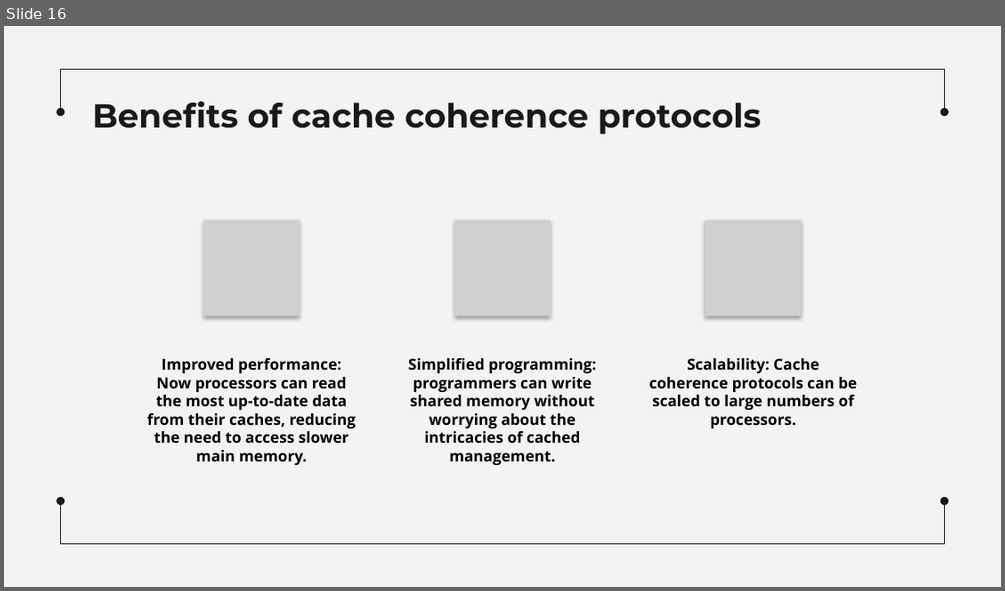
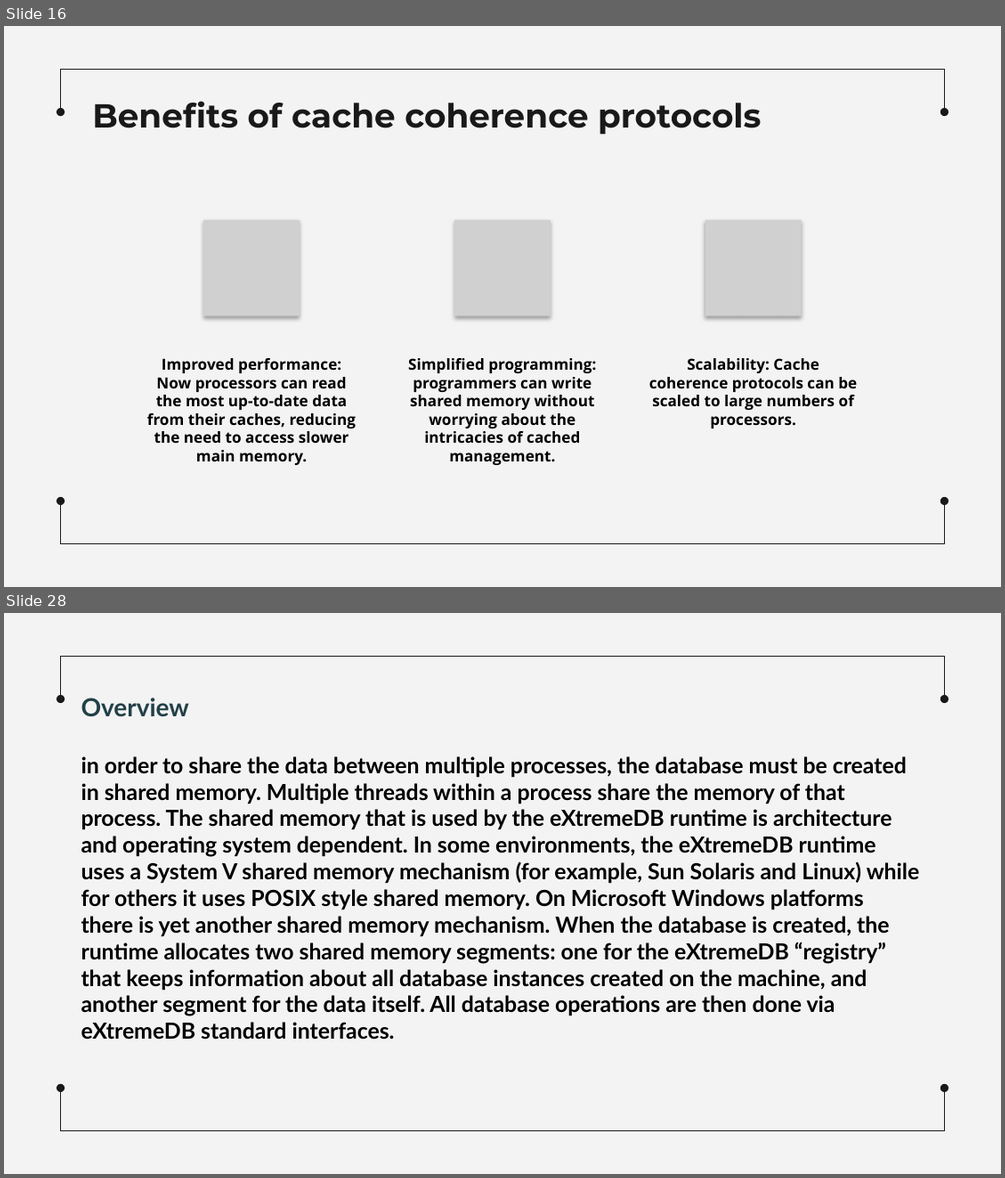
Before and after one commit to MahmoudEssam707/Operating-System, a slide deck: Presentaion on Shared Memory Machines/Sharing Memory Machines.pptx. Shown one above the other, each under a label of ours: slide 16 before the commit, slides 16 and 28 after it; the slides between them are not shown. The pictures are 1005x591 and 1005x1178 pixels, drawn with LibreOffice and Linux fonts; fonts in the diff are those of the drawing; grey boxes stand for pictures. Boxes give left, top, right and bottom in pixels: in the first picture for what was removed or moved away, otherwise in the second. Text is boxed around its words. In the diff, an @@ line names an element or a change of style, - is before the commit and + after.

```diff
--- a/Presentaion on Shared Memory Machines/Sharing Memory Machines.pptx
+++ b/Presentaion on Shared Memory Machines/Sharing Memory Machines.pptx
@@ slide 28 added at (4,613,1001,1174), background #F3F3F3; not listed: 6 template elements that a slide beside it also shows @@
@@ text added at (81,698,920,1039), 16 pt, text #000000, bold @@
+Overview
+in order to share the data between multiple processes, the database must be created in shared memory. Multiple threads within a process share the memory of that process. The shared memory that is used by the eXtremeDB runtime is architecture and operating system dependent. In some environments, the eXtremeDB runtime uses a System V shared memory mechanism (for example, Sun Solaris and Linux) while for others it uses POSIX style shared memory. On Microsoft Windows platforms there is yet another shared memory mechanism. When the database is created, the runtime allocates two shared memory segments: one for the eXtremeDB “registry” that keeps information about all database instances created on the machine, and another segment for the data itself. All database operations are then done via eXtremeDB standard interfaces.
```
Also in this commit, not shown: 18 other slides added, 1 slide removed, 1 other file.
